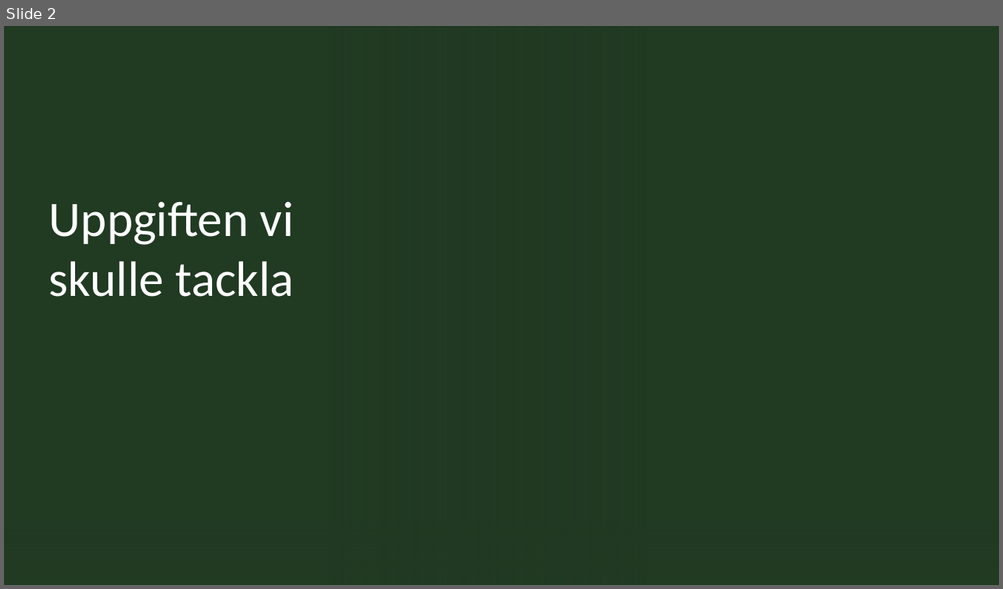
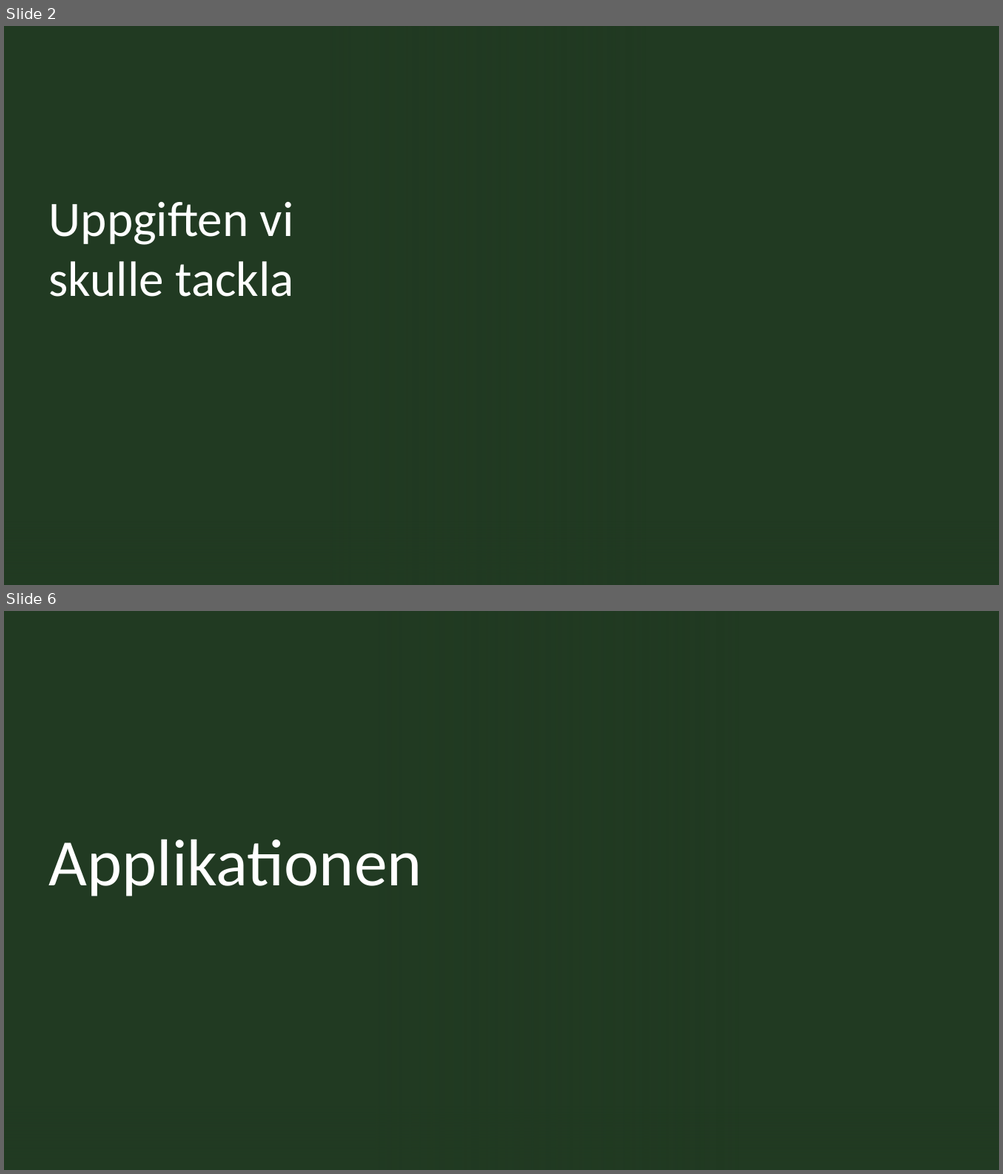
Before and after one commit to Sjofil/HASAB-IDA3, a slide deck: Slutredovisning.pptx. Shown one above the other, each under a label of ours: slide 2 before the commit, slides 2 and 6 after it; the slides between them are not shown. The pictures are 1003x589 and 1003x1174 pixels, drawn with LibreOffice and Linux fonts; fonts in the diff are those of the drawing; background and template pictures are left out. Boxes give left, top, right and bottom in pixels: in the first picture for what was removed or moved away, otherwise in the second. Text is boxed around its words. In the diff, an @@ line names an element or a change of style, - is before the commit and + after.

```diff
--- a/Slutredovisning.pptx
+++ b/Slutredovisning.pptx
@@ slide 6 added at box(4, 611, 999, 1170), background picture (left out) @@
@@ rectangle added at box(4, 611, 999, 1170), fill #213A22 @@
@@ rectangle added at box(4, 611, 738, 1170), fill gradient #213A22 @@
@@ title added at box(49, 839, 422, 897), 64 pt, text #FFFFFF @@
+Applikationen
@@ rectangle added at box(4, 1082, 999, 1170), fill gradient #213A22 @@
```
Also in this commit, not shown: 1 slide changed, 3 other slides added.
